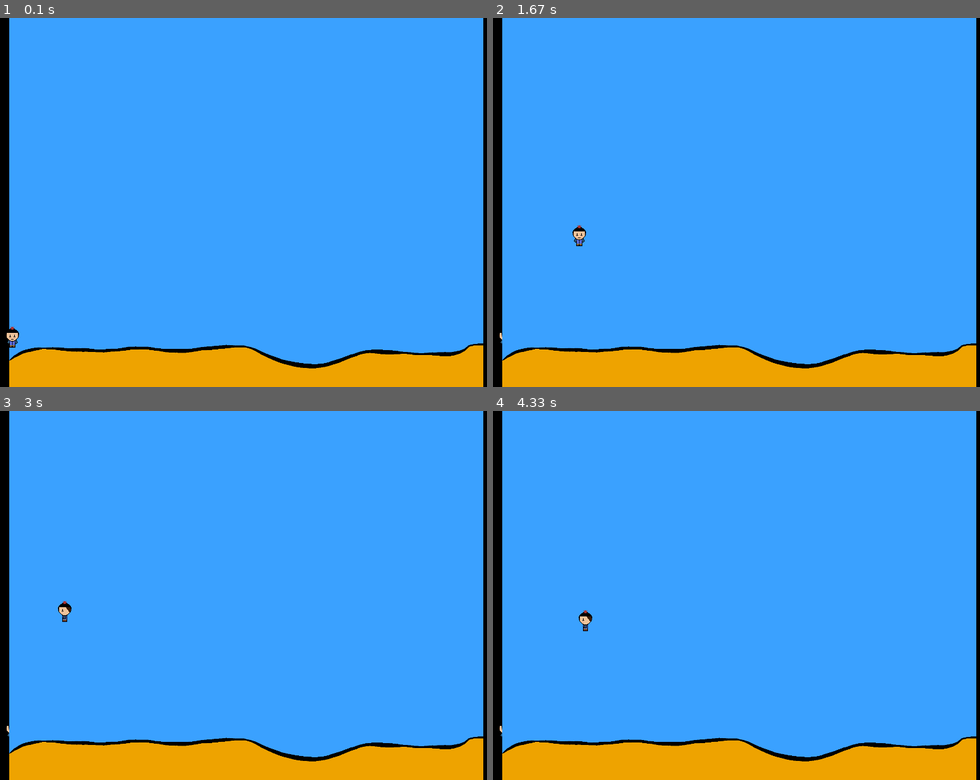
Above: before the commit, frames 1-4 (two rows, left to right).
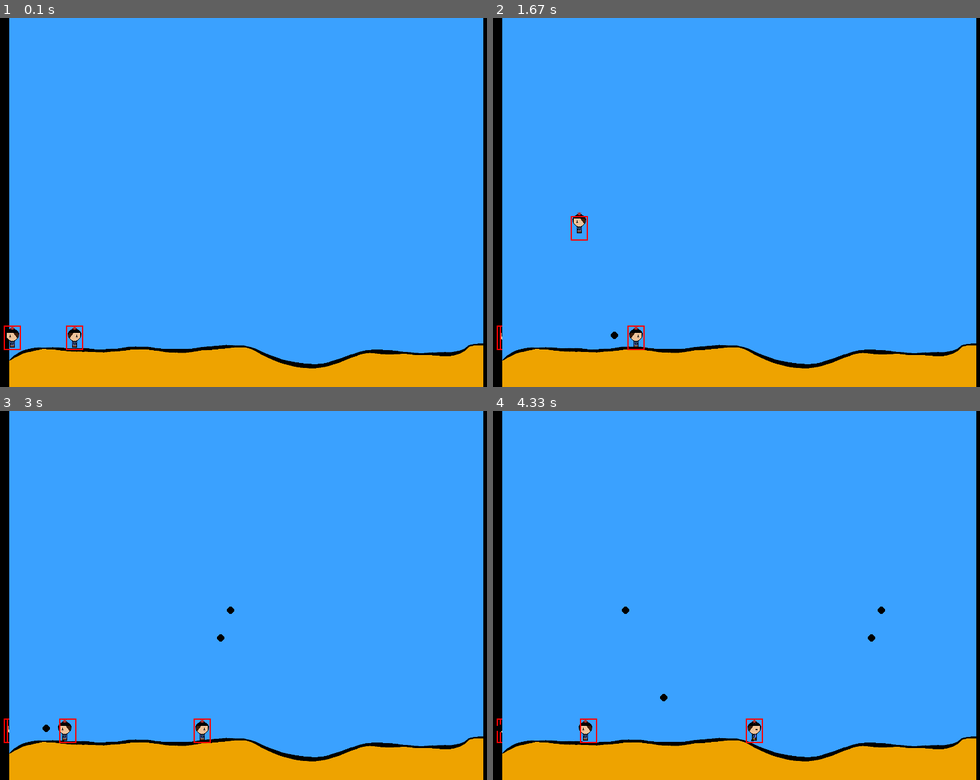
Above: after the commit, the same moments.

Repository: Sl0th-Silence/PythonGame_01
Game: pygame game, started from PyGame Game.py
Two runs of this game, one before a commit and one after it. Both use one fixed random seed, a clock stepped at 60 frames per second and the inputs below.
Inputs:
- Up to frame 1 (0.1 s): no input
- Up to frame 2 (1.67 s): hold Space 0.33-0.8 s; hold D 0.33-0.8 s; hold D 0.83-1.3 s; tap Space at 0.9, 1.2, 1.4 s; hold W 1.33-1.63 s
- Up to frame 3 (3 s): hold D 1.67-2.13 s; tap Space at 1.73, 2.03, 2.23, 2.53, 2.8 s; hold A 2.17-2.7 s; hold A from 2.73 s (still down)
- Up to frame 4 (4.33 s): release A at 3.13 s; hold W 3.17-3.53 s; tap Space at 3.23, 3.63, 3.93, 4.3 s; hold D 3.57-4.2 s; hold A from 4.23 s (still down)

The runs differ from the first frame. In frame 1, 0.2% of the frame differs, in the area x 0-18%, y 83-90%; in frame 2, 0.4%; in frame 3, 0.5%; in frame 4, 0.5%, in the area x 0-81%, y 53-90%.

Commit message:
pygame002

Diff:
--- a/PyGame Game.py
+++ b/PyGame Game.py
@@ -1,6 +1,14 @@
 import pygame
 
 pygame.init()
+
+#Making Screen
+screen_width = 800
+screen_height = 600
+
+#Set Screen
+screen = pygame.display.set_mode((screen_width, screen_height))
+pygame.display.set_caption("Python Game")
 
 walkLeft = [pygame.image.load('L1.png'), pygame.image.load('L2.png'), pygame.image.load('L3.png'), pygame.image.load('L4.png'), pygame.image.load('L5.png'), pygame.image.load('L6.png'), pygame.image.load('L7.png'), pygame.image.load('L8.png')]
 walkRight = [pygame.image.load('R1.png'), pygame.image.load('R2.png'), pygame.image.load('R3.png'), pygame.image.load('R4.png'), pygame.image.load('R5.png'), pygame.image.load('R6.png'), pygame.image.load('R7.png'), pygame.image.load('R8.png')]
@@ -8,6 +16,57 @@
 char = pygame.image.load('F1.png')
 
 clock = pygame.time.Clock()
+
+#making enemy
+
+
+class enemy(object):
+    walkLeft = [pygame.image.load('L1.png'), pygame.image.load('L2.png'), pygame.image.load('L3.png'), pygame.image.load('L4.png'), pygame.image.load('L5.png'), pygame.image.load('L6.png'), pygame.image.load('L7.png'), pygame.image.load('L8.png')]
+    walkRight = [pygame.image.load('R1.png'), pygame.image.load('R2.png'), pygame.image.load('R3.png'), pygame.image.load('R4.png'), pygame.image.load('R5.png'), pygame.image.load('R6.png'), pygame.image.load('R7.png'), pygame.image.load('R8.png')]
+
+    def __init__(self, x, y, width, height, end):
+        self.x = x
+        self.y = y
+        self.width = width
+        self.height = height
+        self.end = end
+        self.path = [self.x, self.end]
+        self.walkCount = 0
+        self.vel = 3
+        self.hitbox = (self.x + 2, self.y, 28, 40)
+
+    def draw(self, screen):
+        self.move()
+        if self.walkCount + 1 >= 24:
+            self.walkCount = 0
+
+        if self.vel > 0:
+            screen.blit(self.walkRight[self.walkCount // 3], (self.x, self.y))
+            self.walkCount += 1
+        else:
+            screen.blit(self.walkLeft[self.walkCount // 3], (self.x, self.y))
+            self.walkCount += 1
+        self.hitbox = (self.x + 2, self.y, 28, 40)
+        pygame.draw.rect(screen, (255, 0, 0), self.hitbox, 2)
+
+    def move(self):
+        if self.vel > 0:
+            if self.x + self.vel < self.path[1]:
+                self.x += self.vel
+            else:
+                self.vel = self.vel * -1
+                self.walkCount = 0
+        else:
+            if self.x - self.vel > self.path[0]:
+                self.x += self.vel
+            else:
+                self.vel = self.vel * -1
+                self.walkCount = 0
+
+    def hit(self):
+        print("Hit!")
+
+
 
 #Making a char
 
@@ -23,63 +82,112 @@
         self.left = False
         self.right = False
         self.walkCount = 0
+        self.standing = True
+        self.hitbox = (self.x + 2, self.y, 28, 40)
 
     def draw(self, screen):
-
         if self.walkCount + 1 >= 24:
             self.walkCount = 0
 
-        if self.left:
-            screen.blit(walkLeft[self.walkCount//3], (self.x,self.y))
-            self.walkCount += 1
-        elif self.right:
-            screen.blit(walkRight[self.walkCount//3], (self.x,self.y))
-            self.walkCount += 1
-        else:
-            screen.blit(char, (self.x,self.y))
-
-#Making Screen
-screen_width = 800
-screen_height = 600
-
-#Set Screen
-screen = pygame.display.set_mode((screen_width, screen_height))
-pygame.display.set_caption("Python Game")
-
-#WalkingAnimation
+        if not(self.standing):
+            if self.left:
+                screen.blit(walkLeft[self.walkCount//3], (self.x,self.y))
+                self.walkCount += 1
+            elif self.right:
+                screen.blit(walkRight[self.walkCount//3], (self.x,self.y))
+                self.walkCount += 1
+        else:
+            if self.right:
+                screen.blit(walkRight[0], (self.x, self.y))
+            else:screen.blit(walkLeft[0], (self.x, self.y))
+        pygame.draw.rect(screen, (255, 0, 0), self.hitbox, 2)
+        self.hitbox = (self.x + 2, self.y, 28, 40)
+
+
+# Projectile
+
+class projectile(object):
+    def __init__(self, x, y, radius, color, facing):
+        self.x = x
+        self.y = y
+        self.radius = radius
+        self.color = color
+        self.facing = facing
+        self.vel = 8 * facing
+
+    def draw(self, screen):
+        pygame.draw.circle(screen, self.color, (self.x, self.y), self.radius)
+
 
 def redrawGameWindow():
     global walkCount
 
     screen.blit(bg, (0, 0))
     man.draw(screen)
+    enemy1.draw(screen)
+    for bullet in bullets:
+        bullet.draw(screen)
+
     pygame.display.update()
 
 man = player(5, 500, 32, 32)
-
+enemy1 = enemy(100, 500, 32, 32, 450)
+
+shootLoop = 0
+bullets = []
 #mainLoop
 run = True
 while run:
     clock.tick(24)
-
     key = pygame.key.get_pressed()
+
+    #Shoot cooldown
+    if shootLoop > 0:
+        shootLoop += 1
+    if shootLoop > 8:
+        shootLoop = 0
+
+    for bullet in bullets:
+        if bullet.y - bullet.radius < enemy1.hitbox[1] + enemy1.hitbox[3] and bullet.y + bullet.radius > enemy1.hitbox[1]:
+            if bullet.x + bullet.radius > enemy1.hitbox[0] and bullet.x - bullet.radius < enemy1.hitbox[0] + enemy1.hitbox[2]:
+                enemy1.hit()
+                bullets.pop(bullets.index(bullet))
+
+        if bullet.x < 800 and bullet.x > 0:
+            bullet.x += bullet.vel
+        else:
+            bullets.pop(bullets.index(bullet))
+
+
+    if man.left:
+        facing = -1
+    else:
+        facing = 1
+
+    if key[pygame.K_SPACE] and shootLoop == 0:
+        if len(bullets) < 5:
+            bullets.append(projectile(round(man.x + man.width //2), round(man.y + man.height //2), 6, (0,0,0), facing))
+            shootLoop = 1
+
     #move
     if key[pygame.K_a] and man.x > man.playerVelocity:
         man.x -= man.playerVelocity
         man.left = True
         man.right = False
+        man.standing = False
     elif key[pygame.K_d] and man.x < screen_width - man.width - man.playerVelocity:
         man.x += man.playerVelocity
         man.left = False
         man.right = True
+        man.standing = False
     else:
-        man.right = False
-        man.left = False
         man.walkCount = 0
+        man.standing = True
+
 
     if not(man.isJump):
         #Jump
-        if key[pygame.K_SPACE]:
+        if key[pygame.K_w]:
             man.isJump = True
             man.right = False
             man.left = False
